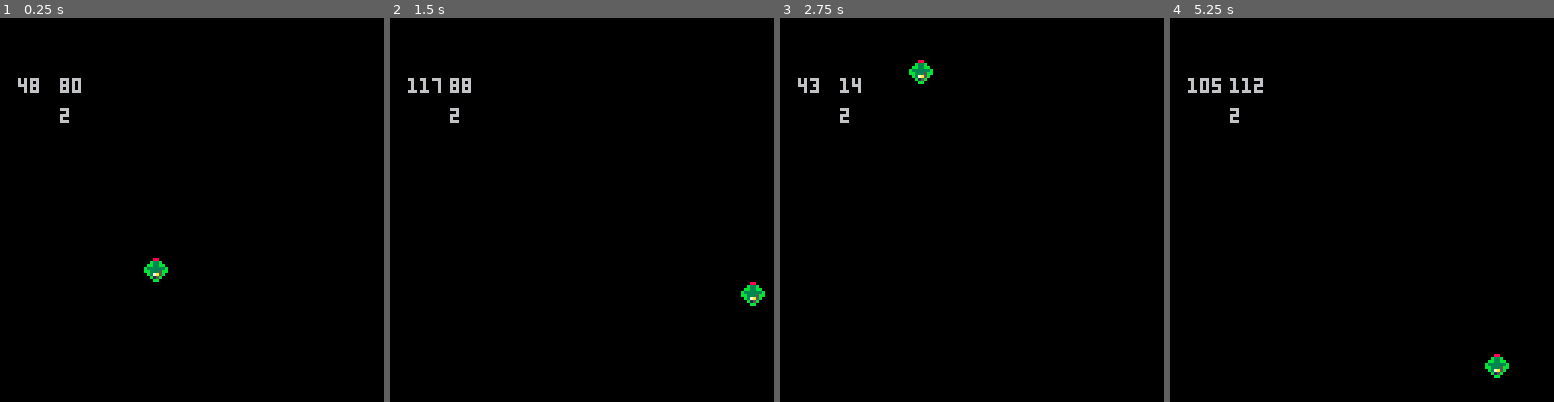
Above: before the commit, frames 1-4 (left to right).
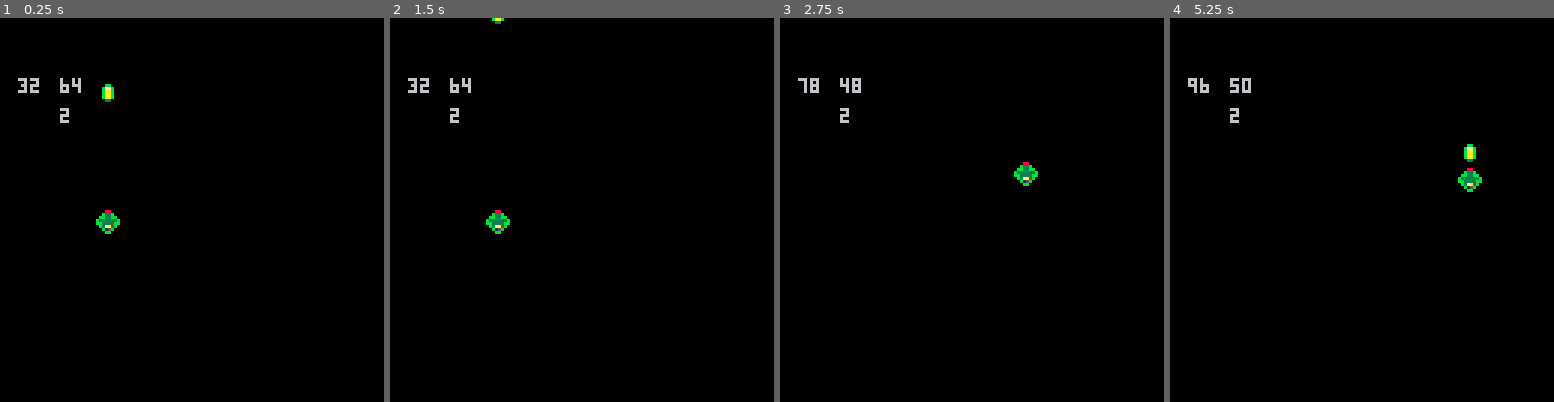
Above: after the commit, the same moments.

Repository: ata-o/shmup
Game: PICO-8 cartridge shmup.p8
Two runs of this game, one before a commit and one after it. Both use one fixed random seed, a clock stepped at 60 frames per second and the inputs below.
Inputs:
- Up to frame 1 (0.25 s): no input
- Up to frame 2 (1.5 s): tap X (X key) at 0.33, 1.07 s
- Up to frame 3 (2.75 s): hold Right 1.6-2.1 s; tap X (X key) at 1.85 s; hold Up 2.15-2.42 s; hold Right from 2.47 s (still down)
- Up to frame 4 (5.25 s): tap X (X key) at 2.97, 4.08, 5.2 s; release Right at 3.03 s; hold Left 3.08-3.58 s; hold Down 3.63-3.97 s; hold Right 4.02-4.68 s; hold Up 4.73-5.03 s; hold Left from 5.08 s (still down)

The runs differ from the first frame. In frame 1, 0.7% of the frame differs, in the area x 4-44%, y 15-69%; in frame 2, 0.7%; in frame 3, 0.6%; in frame 4, 0.9%, in the area x 4-89%, y 15-94%.

Commit message:
add: bullets, sfx

Diff:
--- a/shmup.p8
+++ b/shmup.p8
@@ -3,22 +3,30 @@
 __lua__
 function _draw()
 	cls(0)
+	debug()
 	draw_ship()
-	--debug
-	print(ship.y, 20,20)
-	print(ship.x, 6,20)
-	print(ship.speed, 20,30)
-	print(ship.x, 6,20)
+	draw_bullet()
+
 end
 
 function _init()
 	cls(0)
 	make_ship()
+	make_bullet()
 end
 
 function _update()
 	move_ship()
+	move_bullet()
 	ship_bounds()
+end
+
+function debug()
+--debug
+	print(ship.y, 20,20)
+	print(ship.x, 6,20)
+	print(ship.speed, 20,30)
+	print(ship.x, 6,20)
 end
 -->8
 function make_ship()
@@ -39,11 +47,11 @@
 end
 
 function move_ship()
-	dvd_move()
+	player_move()
 end
 
 function ship_bounds()
-	dvd_bounce(screen.low,screen.high)
+	screen_bounds(screen.low,screen.high)
 end
 
 function dvd_move()
@@ -63,6 +71,11 @@
 	end
 	if (btn(3)) then
 		ship.y += ship.speed
+	end
+	if (btnp(5)) then
+		bullet.x=ship.x
+		bullet.y=ship.y-4
+		sfx(0)
 	end
 end
 
@@ -114,12 +127,30 @@
 	end
 end
 
+-->8
+function make_bullet()
+	bullet={}
+	bullet.x=ship.x
+	bullet.y=ship.y-3
+	bullet.speed=5
+	bullet.sprite=3
+end
+
+function draw_bullet()
+	spr(bullet.sprite, bullet.x, bullet.y)
+end
+
+function move_bullet()
+	bullet.y -= bullet.speed
+end
 __gfx__
 00000000000880000000000000000000000000000000000000000000000000000000000000000000000000000000000000000000000000000000000000000000
-0000000000b33b000000000000000000000000000000000000000000000000000000000000000000000000000000000000000000000000000000000000000000
-007007000bb33bb00000000000000000000000000000000000000000000000000000000000000000000000000000000000000000000000000000000000000000
-00077000b333333b0000000000000000000000000000000000000000000000000000000000000000000000000000000000000000000000000000000000000000
-00077000bb3335bb0000000000000000000000000000000000000000000000000000000000000000000000000000000000000000000000000000000000000000
-007007000b37a5b00000000000000000000000000000000000000000000000000000000000000000000000000000000000000000000000000000000000000000
-0000000000b15b000000000000000000000000000000000000000000000000000000000000000000000000000000000000000000000000000000000000000000
+0000000000b33b0000000000000bb000000000000000000000000000000000000000000000000000000000000000000000000000000000000000000000000000
+007007000bb33bb00000000000b77b00000000000000000000000000000000000000000000000000000000000000000000000000000000000000000000000000
+00077000b333333b0000000000baab00000000000000000000000000000000000000000000000000000000000000000000000000000000000000000000000000
+00077000bb3335bb0000000000baab00000000000000000000000000000000000000000000000000000000000000000000000000000000000000000000000000
+007007000b37a5b00000000000baab00000000000000000000000000000000000000000000000000000000000000000000000000000000000000000000000000
+0000000000b15b000000000000033000000000000000000000000000000000000000000000000000000000000000000000000000000000000000000000000000
 00000000000bb0000000000000000000000000000000000000000000000000000000000000000000000000000000000000000000000000000000000000000000
+
+
Not shown, changed: the sound effects (__sfx__) section of shmup.p8
